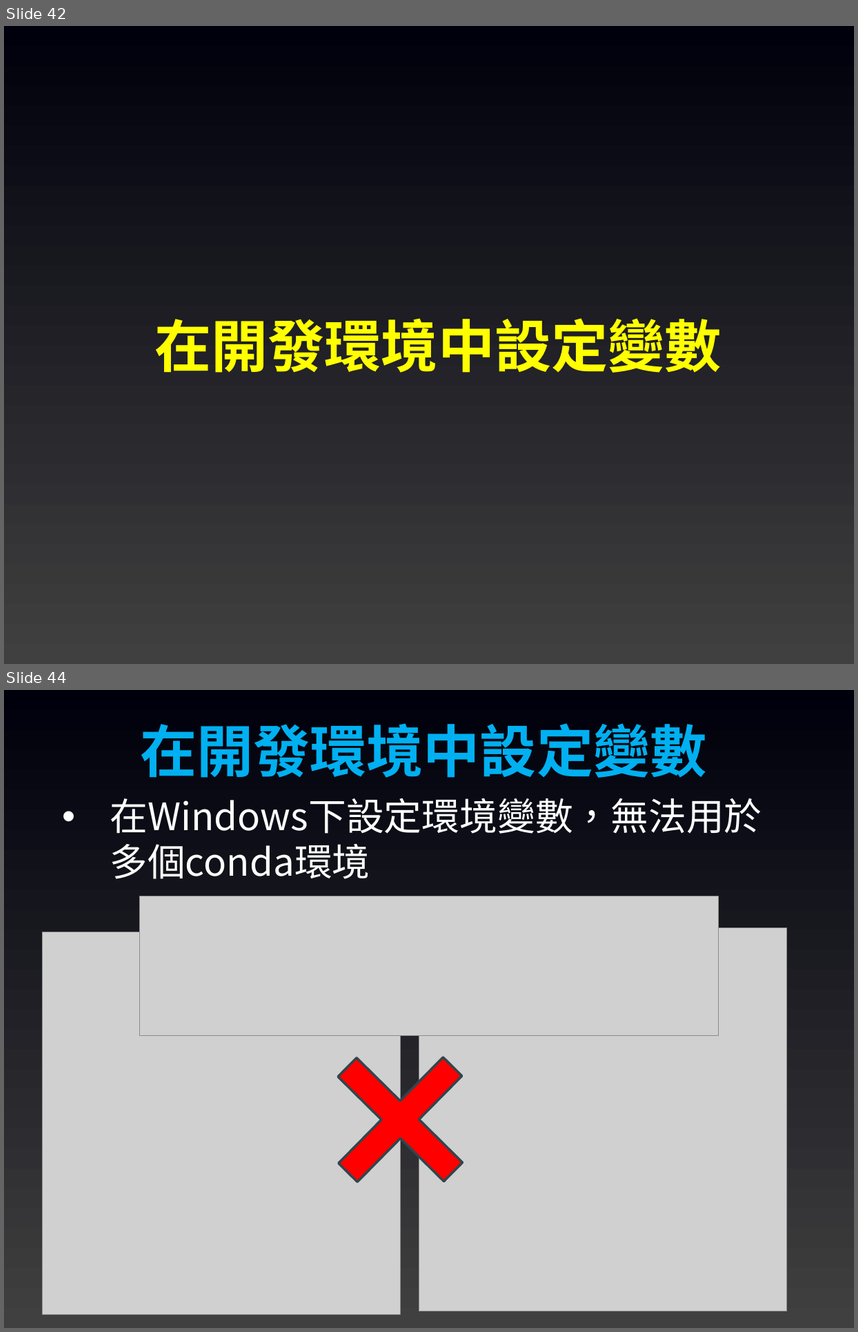
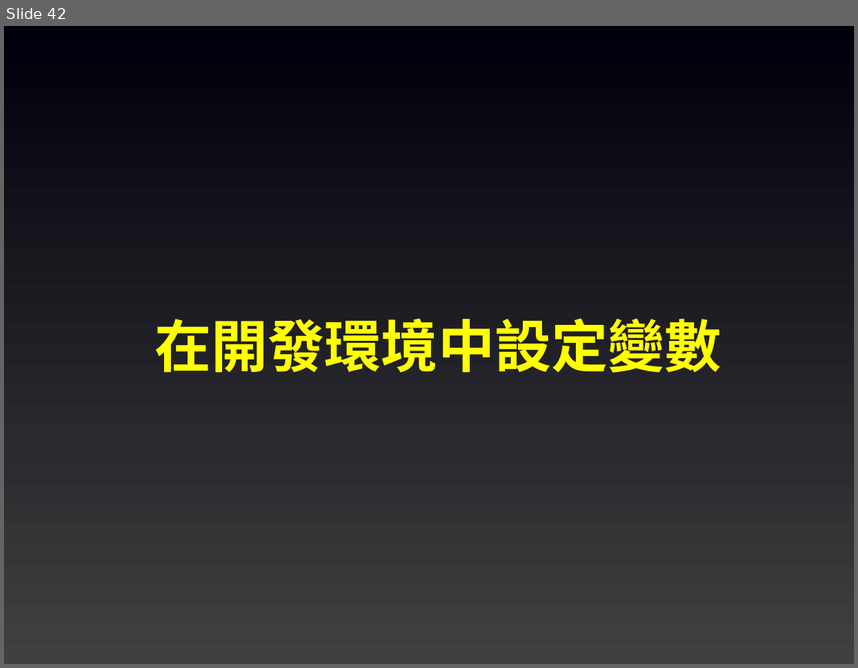
Before and after one commit to joshhu/mustlinebot2026, a slide deck: Slides/04. Ngrok說明.pptx. Shown one above the other, each under a label of ours: slides 42 and 44 before the commit, slide 42 after it; the slides between them are not shown. The pictures are 858x1332 and 858x668 pixels, drawn with LibreOffice and Linux fonts; fonts in the diff are those of the drawing; grey boxes stand for pictures. Boxes give left, top, right and bottom in pixels: in the first picture for what was removed or moved away, otherwise in the second. Text is boxed around its words. In the diff, an @@ line names an element or a change of style, - is before the commit and + after.

```diff
--- a/Slides/04. Ngrok說明.pptx
+++ b/Slides/04. Ngrok說明.pptx
@@ slide 44 removed at (4, 690, 854, 1328), background gradient #404040 to #00000C @@
@@ text removed at (140, 723, 706, 778) @@
-在開發環境中設定變數
@@ text removed at (110, 798, 762, 879) @@
-• 在Windows下設定環境變數，無法用於多個conda環境
@@ picture removed at (139, 896, 718, 1035) @@
@@ picture removed at (42, 931, 400, 1314) @@
@@ picture removed at (419, 928, 787, 1310) @@
@@ plus removed at (295, 1014, 506, 1224) @@
```
Also in this commit, not shown: 4 slides changed, 15 other slides removed, 3 other files.
